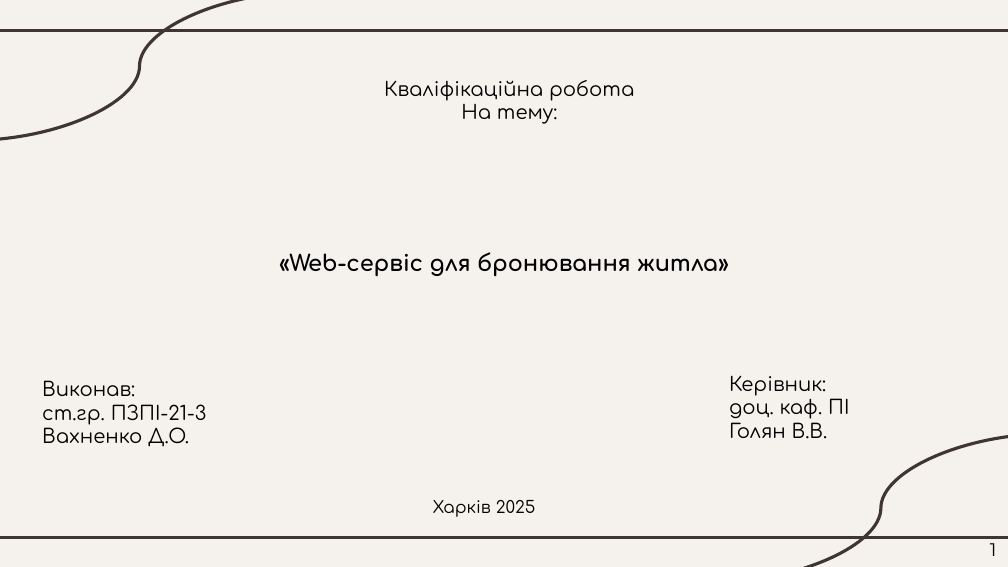
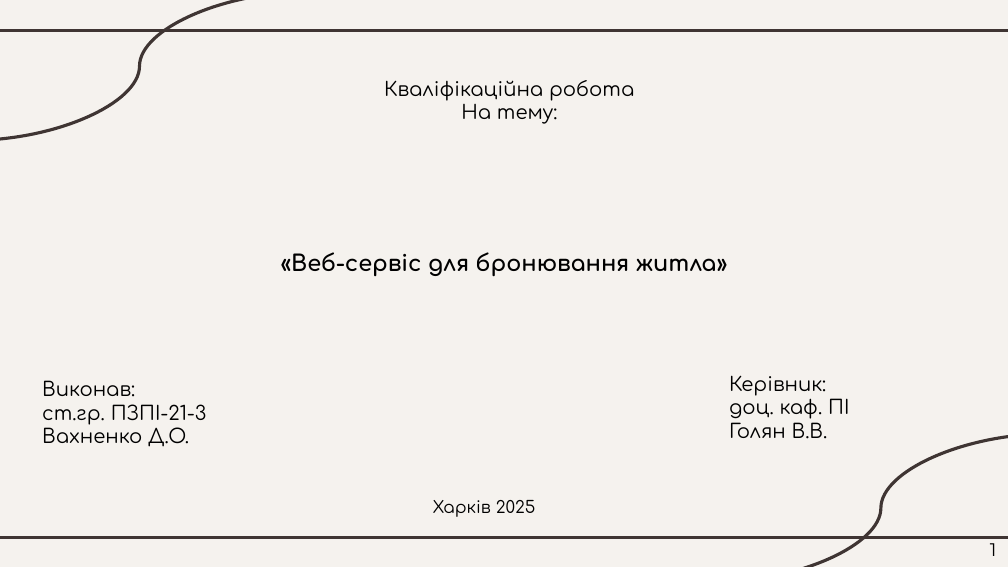
Before and after one commit to NureVakhnenkoDmytro/2025_B_PI_PZPI-21-3_Vakhnenko_D_O, a slide deck: slide 1 of 2025_Б_ПІ_ПЗПІ-21-3_Вахненко_Д_О.pptx. Drawn at 1008x567 pixels with LibreOffice and Linux fonts; fonts in the diff are those of the drawing. Boxes give left, top, right and bottom in pixels: in the first picture for what was removed or moved away, otherwise in the second. Text is boxed around its words. In the diff, an @@ line names an element or a change of style, - is before the commit and + after.

```diff
--- a/2025_Б_ПІ_ПЗПІ-21-3_Вахненко_Д_О.pptx
+++ b/2025_Б_ПІ_ПЗПІ-21-3_Вахненко_Д_О.pptx
@@ text at [281, 252, 727, 277]: text changed @@
-«Web-сервіс для бронювання житла»
+«Веб-сервіс для бронювання житла»
```
Also in this commit, not shown: 1 other file.
